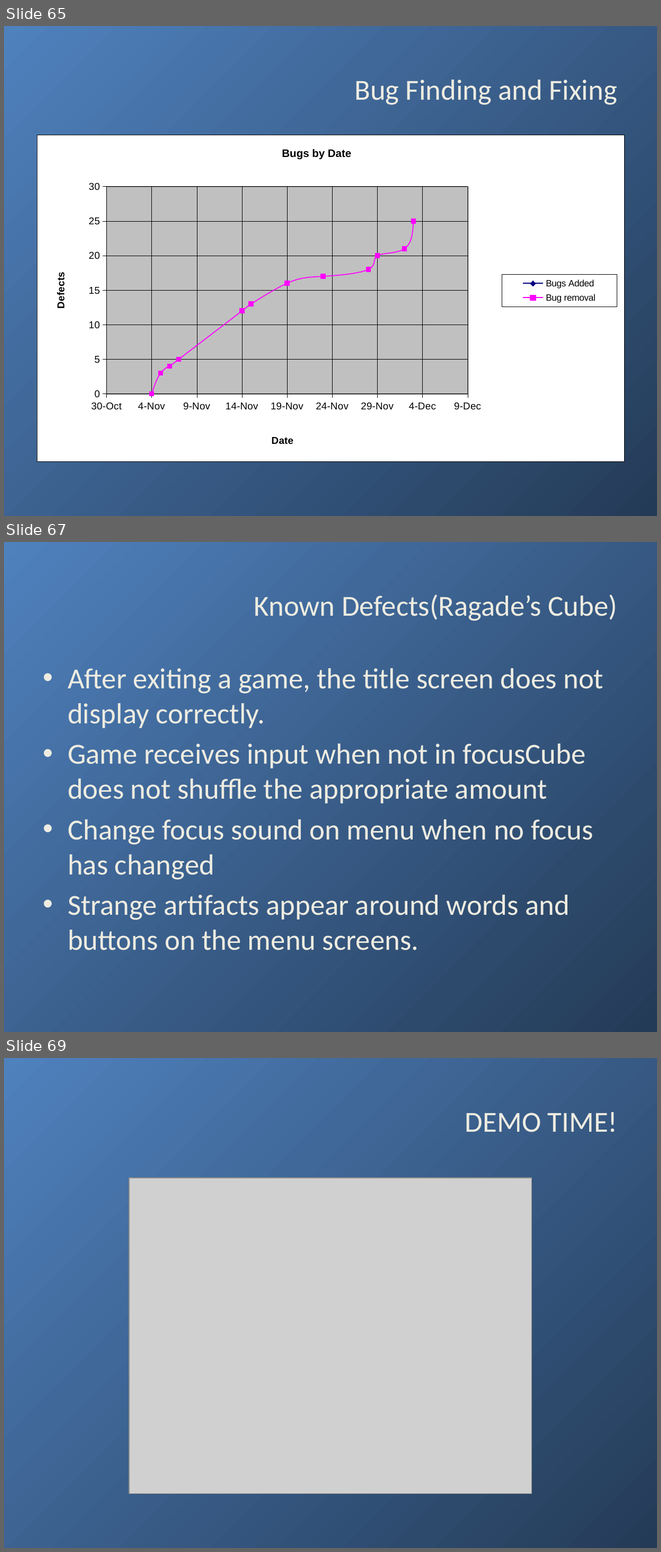
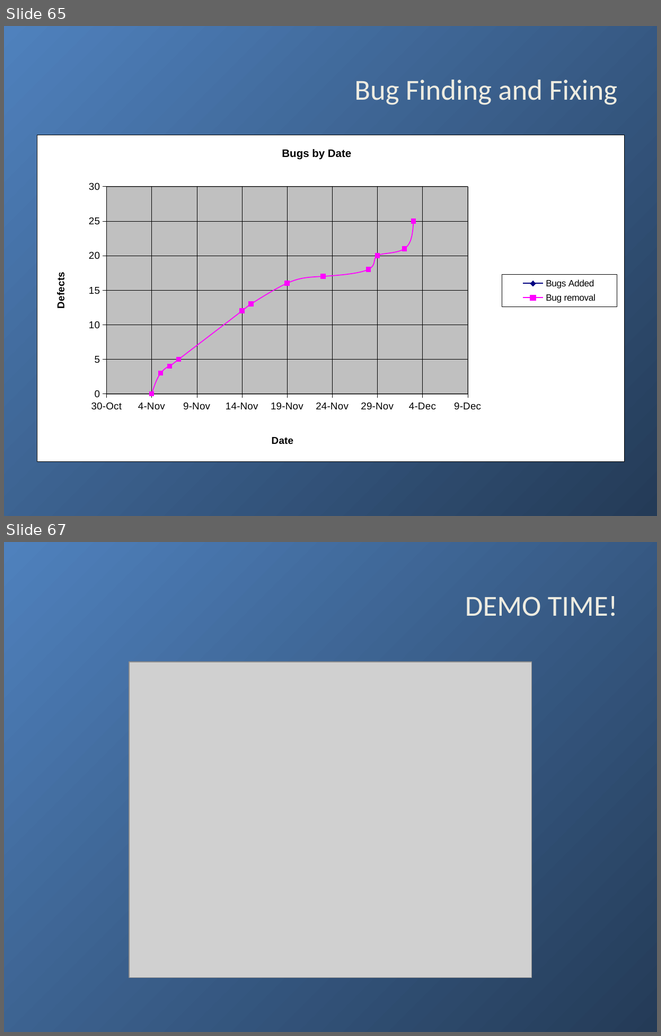
Before and after one commit to yeznasni/rubiks-cube-challenge, a slide deck: documentation/RCPres.pptx. Shown one above the other, each under a label of ours: slides 65, 67 and 69 before the commit, slides 65 and 67 after it; the slides between them are not shown. The pictures are 661x1552 and 661x1036 pixels, drawn with LibreOffice and Linux fonts; fonts in the diff are those of the drawing; grey boxes stand for pictures; background and template pictures are left out. Boxes give left, top, right and bottom in pixels: in the first picture for what was removed or moved away, otherwise in the second. Text is boxed around its words. In the diff, an @@ line names an element or a change of style, - is before the commit and + after.

```diff
--- a/documentation/RCPres.pptx
+++ b/documentation/RCPres.pptx
@@ slide 67 removed at [4, 542, 657, 1032], background gradient #4F81BD to #395C87 @@
@@ title removed at [254, 594, 618, 621] @@
-Known Defects(Ragade’s Cube)
@@ text removed at [68, 668, 603, 950] @@
-• After exiting a game, the title screen does not display correctly.
-• Game receives input when not in focusCube does not shuffle the appropriate amount
-• Change focus sound on menu when no focus has changed
-• Strange artifacts appear around words and buttons on the menu screens.
@@ what was slide 69 is now slide 67 @@
```
Also in this commit, not shown: 1 slide changed, 1 other slide removed.
